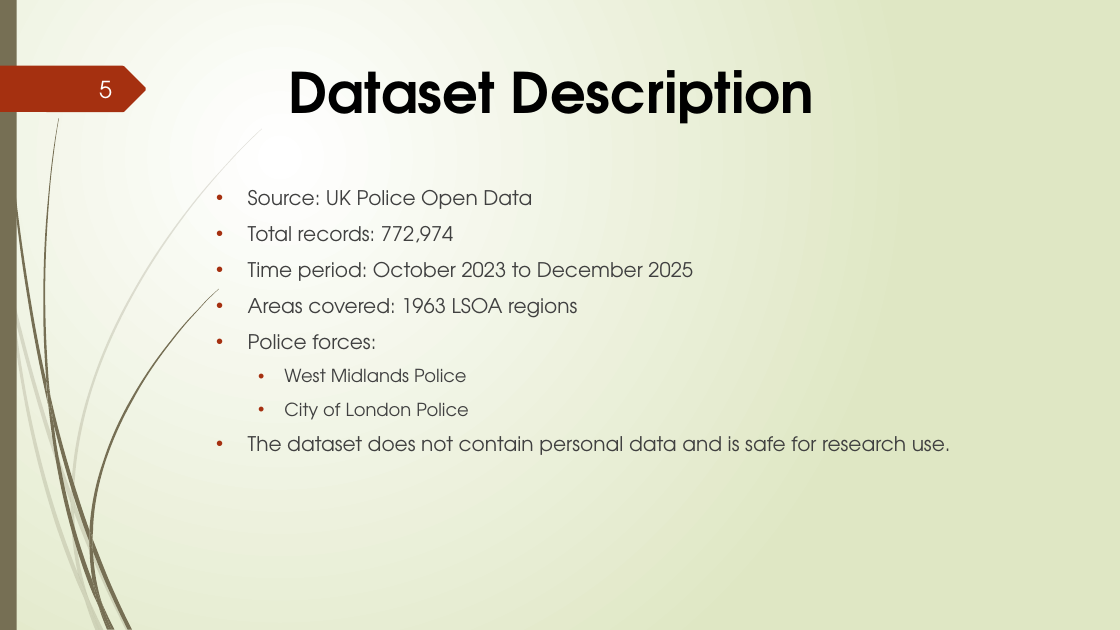
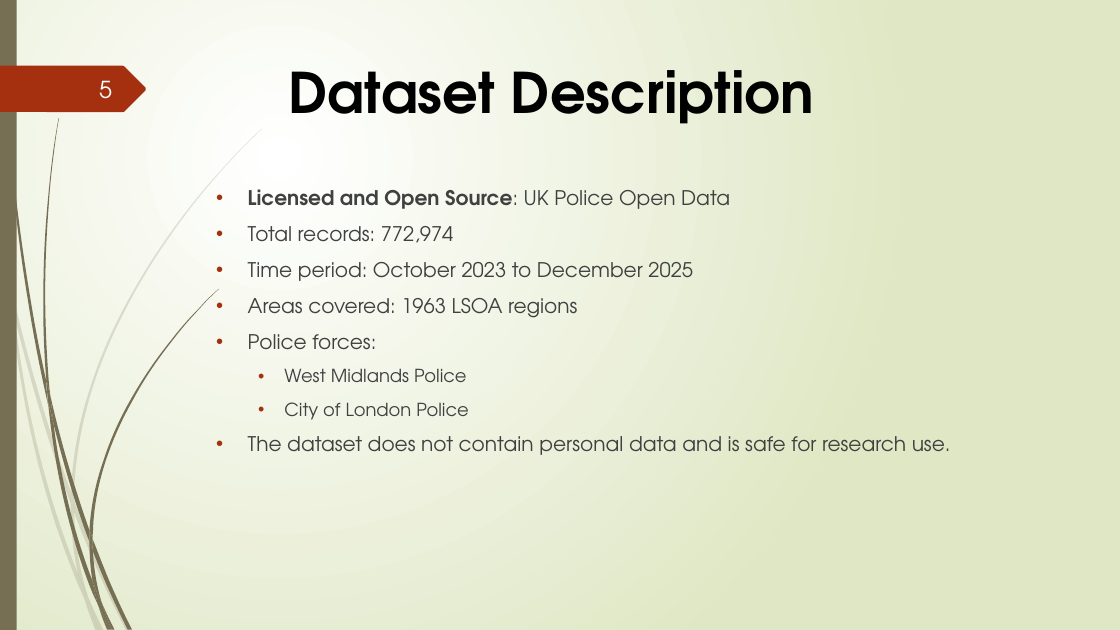
Before and after one commit to ruslan-durrani/herts-ds-project-24079307, a slide deck: slide 5 of data/Presentation Document ppt.pptx. Drawn at 1120x630 pixels with LibreOffice and Linux fonts; fonts in the diff are those of the drawing. Boxes give left, top, right and bottom in pixels: in the first picture for what was removed or moved away, otherwise in the second. Text is boxed around its words. In the diff, an @@ line names an element or a change of style, - is before the commit and + after.

```diff
--- a/data/Presentation Document ppt.pptx
+++ b/data/Presentation Document ppt.pptx
@@ text at (248, 189, 730, 209): text changed; bold on @@
-• Source: UK Police Open Data
+• Licensed and Open Source: UK Police Open Data
```
Also in this commit, not shown: 6 other slides changed.
